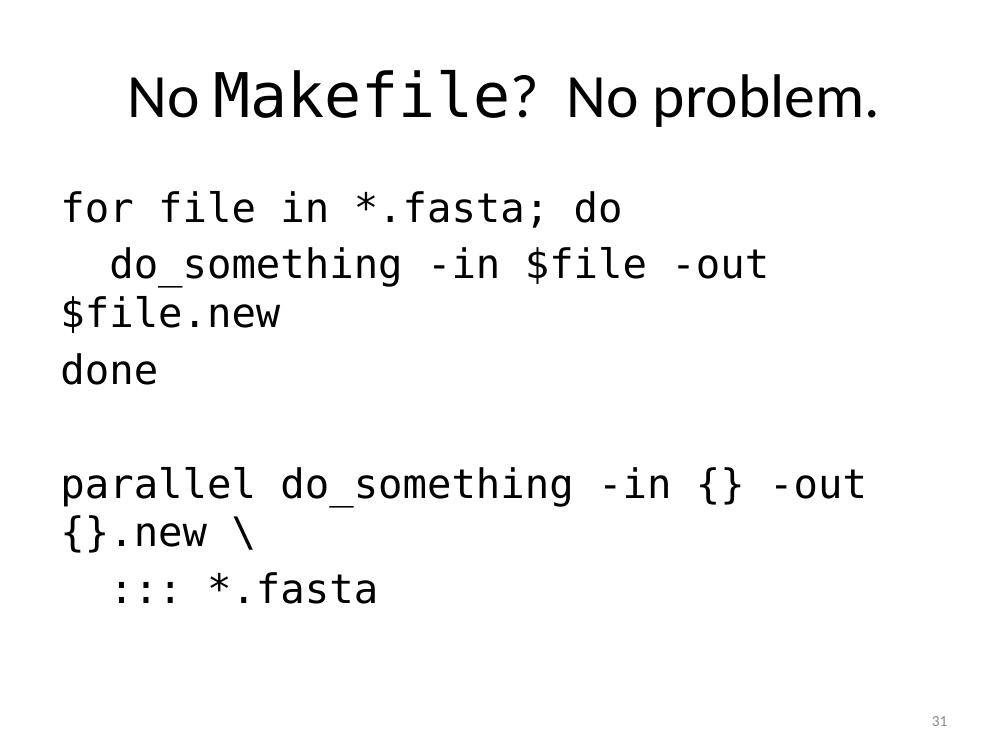
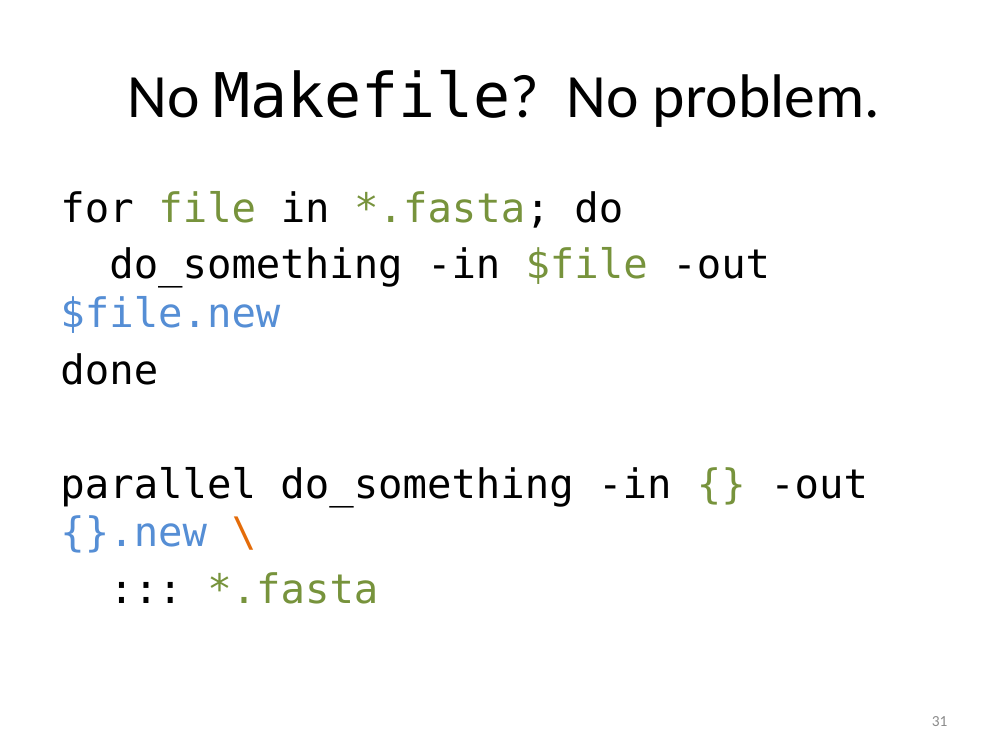
Before and after one commit to tsibley/Workflows-and-Parallel-Processing, a slide deck: slide 31 of CBG-2014-05-21.pptx. Drawn at 1008x756 pixels with LibreOffice and Linux fonts; fonts in the diff are those of the drawing. Boxes give left, top, right and bottom in pixels: in the first picture for what was removed or moved away, otherwise in the second. Text is boxed around its words. In the diff, an @@ line names an element or a change of style, - is before the commit and + after.

```diff
--- a/CBG-2014-05-21.pptx
+++ b/CBG-2014-05-21.pptx
@@ text at <box>60,191,868,604</box>: text colour #000000 to #77933C in "file *.fasta;", "$file", "{}", "*.fasta"; text colour #000000 to #558ED5 in "$file.new", "{}.new"; text colour #000000 to #E46C0A in "\" @@
```
Also in this commit, not shown: 1 other slide changed.
